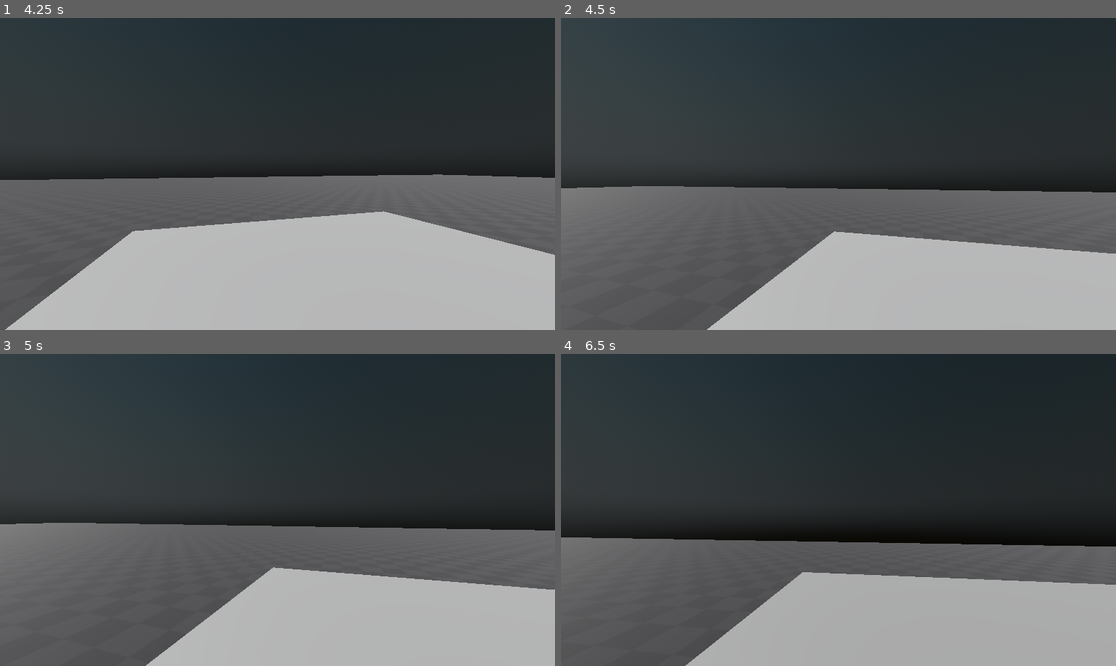
Above: before the commit, frames 1-4 (two rows, left to right).
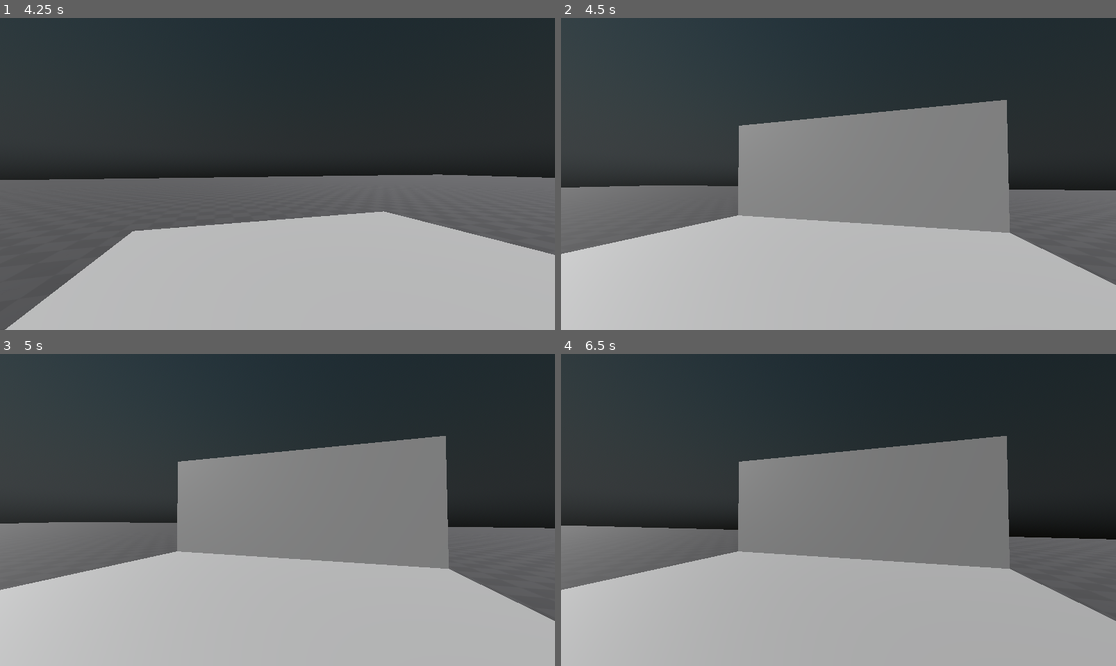
Above: after the commit, the same moments.

Repository: FroggLeo/driving-game
Game: Godot game, scene res://world.tscn
Two runs of this game, one before a commit and one after it. Both use one fixed random seed, a clock stepped at 60 frames per second and the inputs below.
Inputs (mouse positions are in pixels of both pictures, inside the frame that each line leads up to):
- Up to frame 1 (4.25 s): tap Enter at 0.5, 2.75 s; move the mouse to (305, 174) at 0.52 s; hold Shift (crouch) 0.53-1.28 s; hold W (move_forward) from 0.53 s (still down); move the mouse to (249, 174) at 1.27 s; tap E (interact) at 1.35 s; tap Space (brake) at 2 s; move the mouse to (288, 167) at 2.02 s; hold Right mouse button (move_camera) 2.03-2.78 s; move the mouse to (271, 180) at 2.77 s; tap Ctrl (sprint) at 2.85 s; move the mouse to (316, 177) at 3.52 s; tap Mouse wheel up (zoom_in) at 3.6 s
- Up to frame 2 (4.5 s): keep holding W (move_forward); tap Space (brake) at 4.25 s; move the mouse to (794, 170) at 4.27 s; tap Mouse wheel down (zoom_out) at 4.35 s
- Up to frame 3 (5 s): keep holding W (move_forward)
- Up to frame 4 (6.5 s): move the mouse to (844, 510) at 5.02 s; tap Alt at 5.1 s; tap Enter at 5.75 s; move the mouse to (816, 503) at 5.77 s; release W (move_forward) at 5.78 s; hold D (move_right) from 5.78 s (still down); tap Shift (crouch) at 5.85 s

Frame 1 is identical in both runs. In frame 2, 32% of the frame differs, in the area x 0-100%, y 26-100%; in frame 3, 31%; in frame 4, 32%.
Error before the commit: Invalid access to property or key 'global_transform' on a base object of type 'null instance'. (res://player/player.gd:97)

Commit message:
fix: add tcam_0 marker

Diff:
--- a/godot_project/car/car.tscn
+++ b/godot_project/car/car.tscn
@@ -49,6 +49,9 @@
 [node name="fcam_0" type="Marker3D" parent="markers"]
 transform = Transform3D(1, 0, 0, 0, 1, 0, 0, 0, 1, -0.5, 1.3999999, -1)
 
+[node name="tcam_0" type="Marker3D" parent="markers"]
+transform = Transform3D(1, 0, 0, 0, 1, 0, 0, 0, 1, -0.5, 1.3999999, -1)
+
 [node name="exit_0" type="Marker3D" parent="markers"]
 transform = Transform3D(1, 0, 0, 0, 1, 0, 0, 0, 1, -1.6, 0, -1)
 
